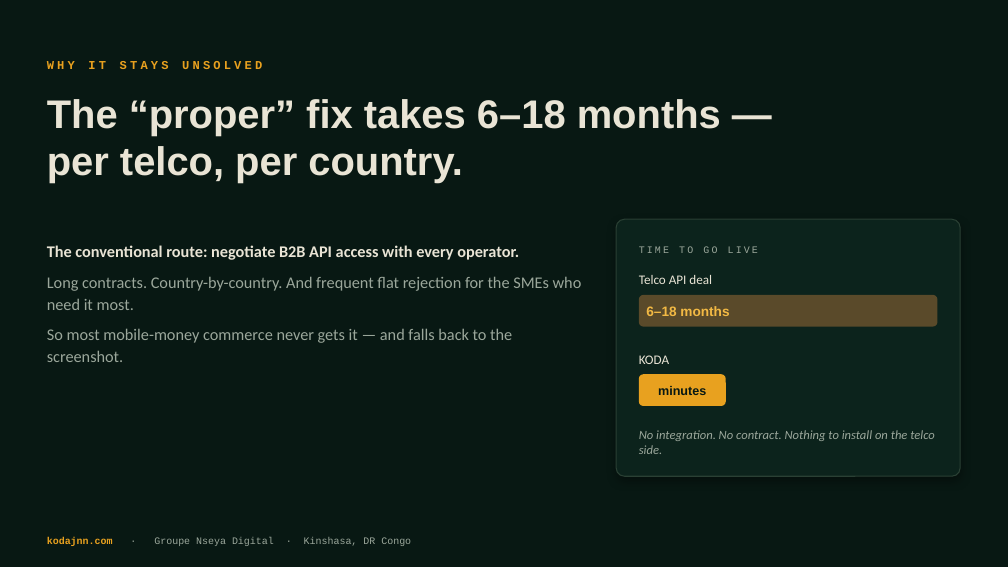
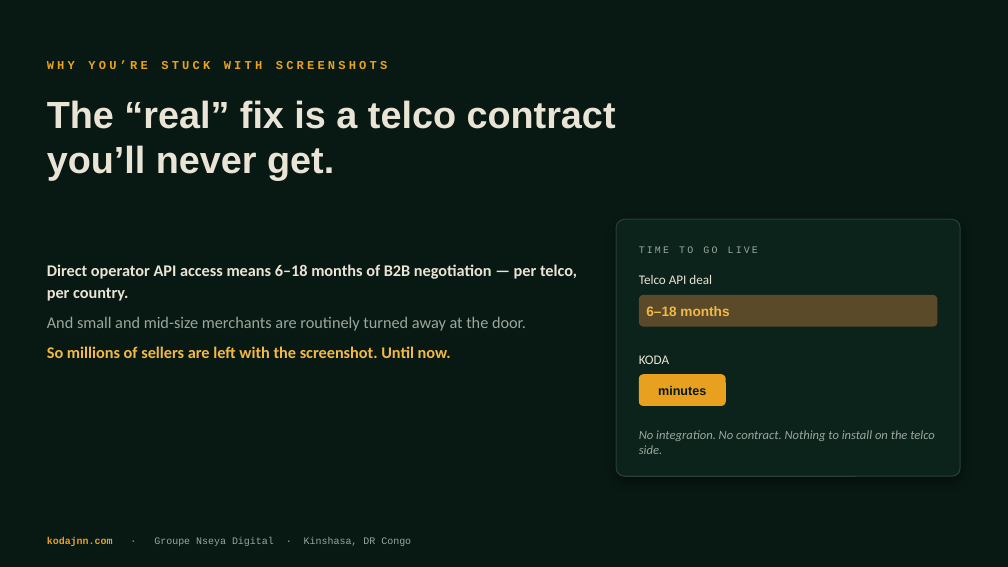
Before and after one commit to jnnseya-cpu/KODA, a slide deck: slide 3 of brand/KODA-sales-deck.pptx. Drawn at 1008x567 pixels with LibreOffice and Linux fonts; fonts in the diff are those of the drawing. Boxes give left, top, right and bottom in pixels: in the first picture for what was removed or moved away, otherwise in the second. Text is boxed around its words. In the diff, an @@ line names an element or a change of style, - is before the commit and + after.

```diff
--- a/brand/KODA-sales-deck.pptx
+++ b/brand/KODA-sales-deck.pptx
@@ text at (47,60,387,69): text changed @@
-WHY IT STAYS UNSOLVED
+WHY YOU’RE STUCK WITH SCREENSHOTS
@@ text at (47,100,616,181): text changed; size 38 to 36 pt @@
-The “proper” fix takes 6–18 months —
-per telco, per country.
+The “real” fix is a telco contract
+you’ll never get.
@@ text at (47,264,577,358): text changed; text colour #9BA79B to #E9E4D5; bold on @@
-The conventional route: negotiate B2B API access with every operator.
-Long contracts. Country-by-country. And frequent flat rejection for the SMEs who need it most.
-So most mobile-money commerce never gets it — and falls back to the screenshot.
+Direct operator API access means 6–18 months of B2B negotiation — per telco, per country.
+And small and mid-size merchants are routinely turned away at the door.
+So millions of sellers are left with the screenshot. Until now.
```
Also in this commit, not shown: 9 other slides changed, 3 slides added, 2 slides removed, 5 other files.
